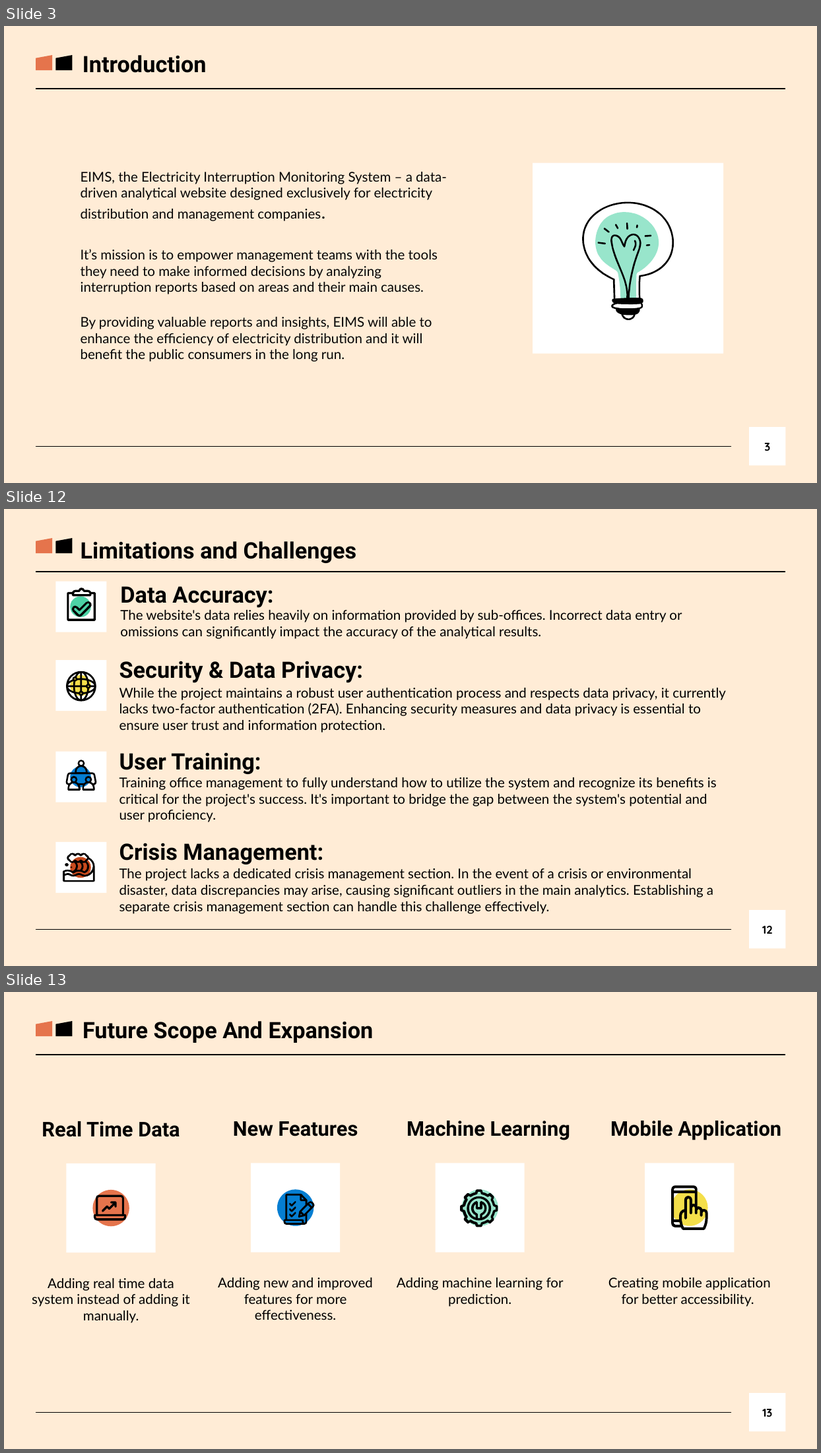
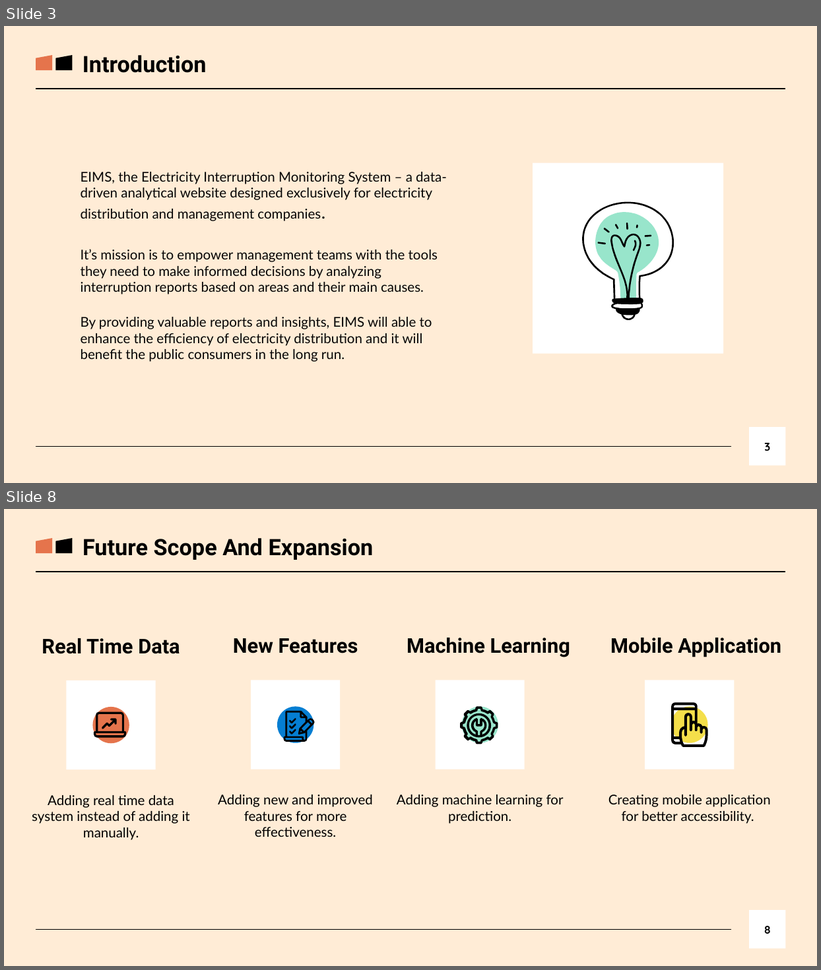
Before and after one commit to itstanmaymitra/eims, a slide deck: presentation/Presentation.pptx. Shown one above the other, each under a label of ours: slides 3, 12 and 13 before the commit, slides 3 and 8 after it; the slides between them are not shown. The pictures are 821x1453 and 821x970 pixels, drawn with LibreOffice and Linux fonts; fonts in the diff are those of the drawing. Boxes give left, top, right and bottom in pixels: in the first picture for what was removed or moved away, otherwise in the second. Text is boxed around its words. In the diff, an @@ line names an element or a change of style, - is before the commit and + after.

```diff
--- a/presentation/Presentation.pptx
+++ b/presentation/Presentation.pptx
@@ slide 12 removed at (4, 509, 817, 966), background #FFECD6; not listed: 2 template elements that a slide beside it also shows @@
@@ flow chart manual input removed at (36, 538, 52, 554) @@
@@ flow chart manual input removed at (56, 538, 72, 554) @@
@@ text removed at (81, 541, 356, 563) @@
-Limitations and Challenges
@@ rectangle removed at (56, 582, 107, 632) @@
@@ title removed at (120, 586, 273, 608) @@
-Data Accuracy:
@@ freeform shape removed at (67, 588, 95, 621) @@
@@ ellipse removed at (70, 596, 91, 617) @@
@@ freeform shape removed at (71, 601, 92, 617) @@
@@ subtitle removed at (120, 610, 682, 639) @@
-The website's data relies heavily on information provided by sub-offices. Incorrect data entry or omissions can significantly impact the accuracy of the analytical results.
@@ rectangle removed at (56, 660, 107, 712) @@
@@ text removed at (120, 661, 363, 683) @@
-Security & Data Privacy:
@@ freeform shape removed at (66, 671, 96, 702) @@
@@ ellipse removed at (70, 675, 91, 696) @@
@@ text removed at (120, 688, 726, 733) @@
-While the project maintains a robust user authentication process and respects data privacy, it currently lacks two-factor authentication (2FA). Enhancing security measures and data privacy is essential to ensure user trust and information protection.
@@ rectangle removed at (56, 751, 107, 803) @@
@@ freeform shape removed at (66, 760, 98, 791) @@
@@ text removed at (120, 753, 261, 774) @@
-User Training:
@@ ellipse removed at (70, 767, 91, 788) @@
@@ text removed at (120, 778, 717, 823) @@
-Training office management to fully understand how to utilize the system and recognize its benefits is critical for the project's success. It's important to bridge the gap between the system's potential and user proficiency.
@@ rectangle removed at (56, 842, 107, 894) @@
@@ text removed at (120, 843, 323, 865) @@
-Crisis Management:
@@ freeform shape removed at (63, 853, 94, 882) @@
@@ freeform shape removed at (65, 863, 69, 867) @@
@@ ellipse removed at (70, 857, 91, 878) @@
@@ freeform shape removed at (71, 867, 72, 869) @@
@@ text removed at (120, 869, 714, 914) @@
-The project lacks a dedicated crisis management section. In the event of a crisis or environmental disaster, data discrepancies may arise, causing significant outliers in the main analytics. Establishing a separate crisis management section can handle this challenge effectively.
@@ page number removed at (749, 911, 785, 949) @@
-12
@@ what was slide 13 is now slide 8 @@
@@ page number at (764, 926, 771, 934): text changed @@
-13
+8
```
Also in this commit, not shown: 5 slides changed, 1 slide added, 5 other slides removed, 3 other files.
